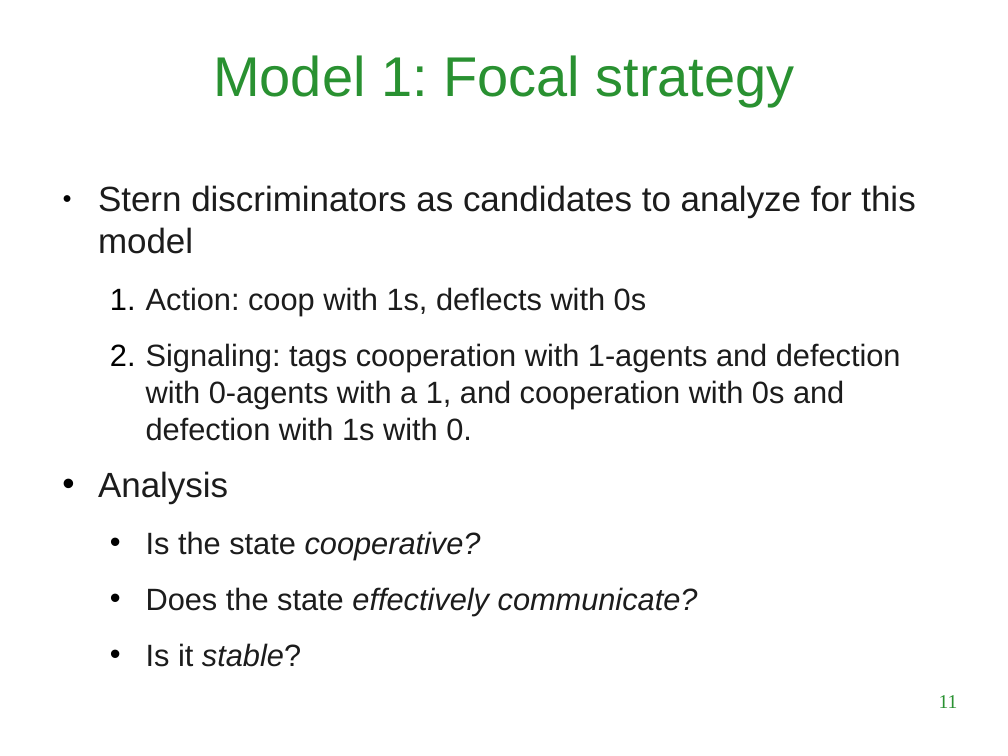
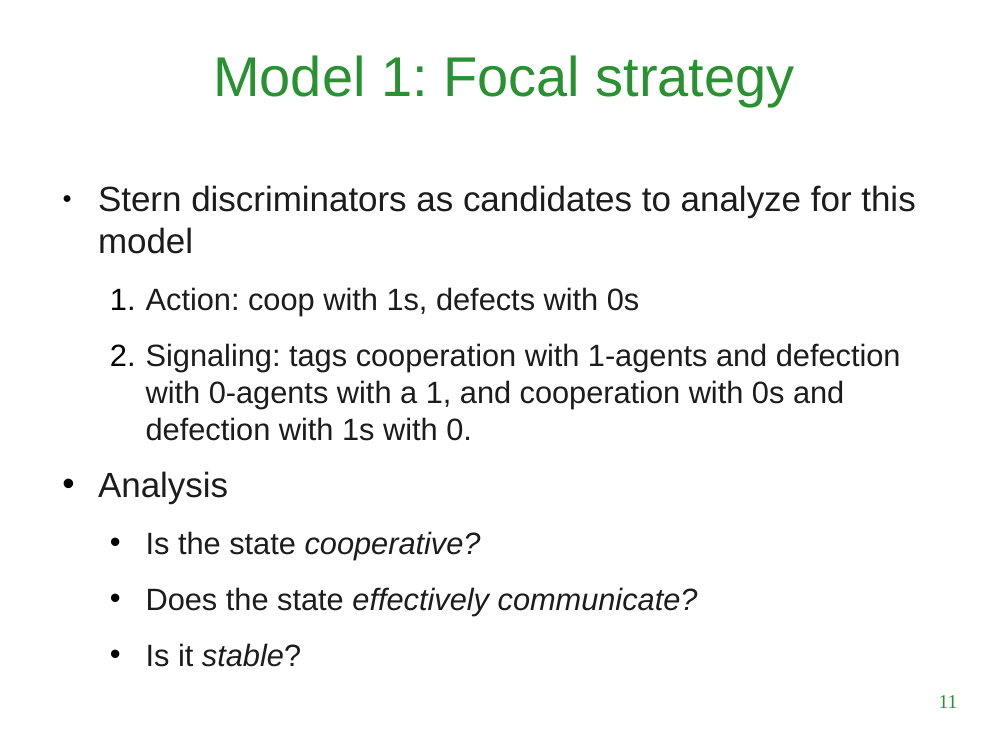
Before and after one commit to LuigiBrosNin/UNI, a slide deck: slide 11 of Master first year/Complex systems and network science/Tit_for_tatting_presentation.odp. Drawn at 1008x756 pixels with LibreOffice and Linux fonts; fonts in the diff are those of the drawing; background and template pictures are left out. Boxes give left, top, right and bottom in pixels: in the first picture for what was removed or moved away, otherwise in the second. Text is boxed around its words. In the diff, an @@ line names an element or a change of style, - is before the commit and + after.

```diff
--- a/Master first year/Complex systems and network science/Tit_for_tatting_presentation.odp
+++ b/Master first year/Complex systems and network science/Tit_for_tatting_presentation.odp
@@ text at (x1=146, y1=287, x2=639, y2=316): text changed @@
-  1. Action: coop with 1s, deflects with 0s
+  1. Action: coop with 1s, defects with 0s
```
Also in this commit, not shown: 3 other slides changed, 1 other file.
